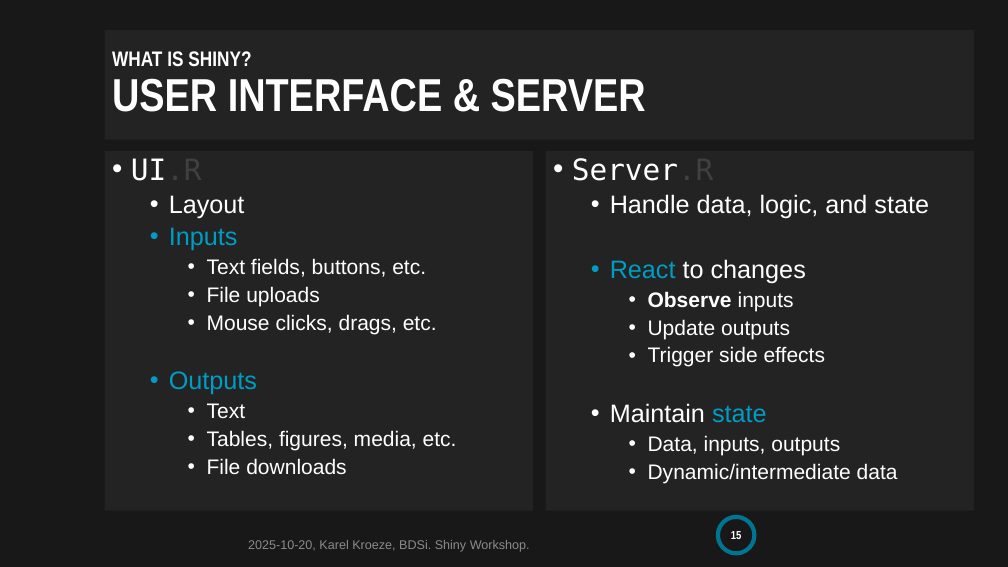
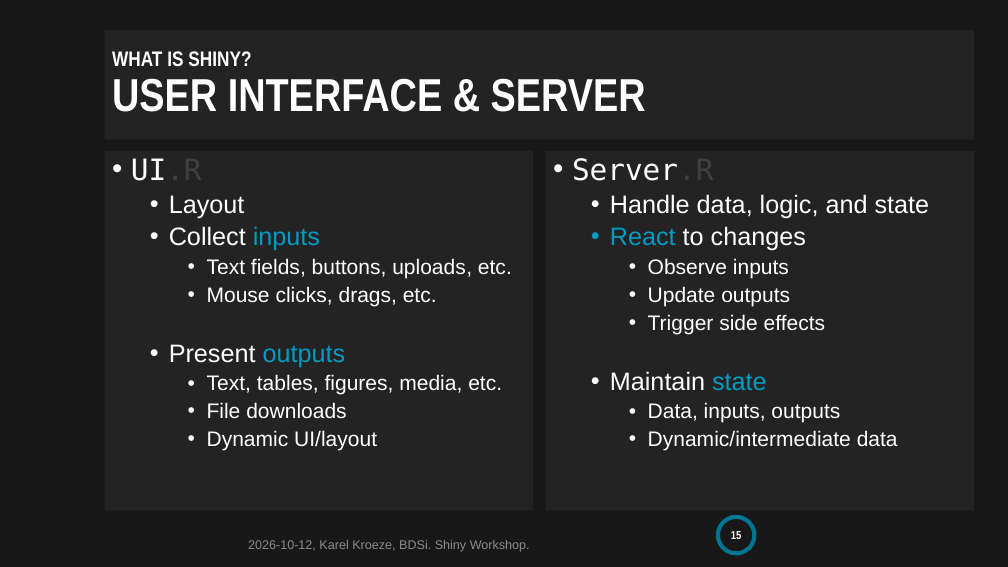
Before and after one commit to BDSI-Utwente/shiny-workshop, a slide deck: slide 15 of slides/shiny-workshop.pptx. Drawn at 1008x567 pixels with LibreOffice and Linux fonts; fonts in the diff are those of the drawing; background and template pictures are left out. Boxes give left, top, right and bottom in pixels: in the first picture for what was removed or moved away, otherwise in the second. Text is boxed around its words. In the diff, an @@ line names an element or a change of style, - is before the commit and + after.

Commit message:
minor updates to slides

```diff
--- a/slides/shiny-workshop.pptx
+++ b/slides/shiny-workshop.pptx
@@ text at box(169, 226, 512, 279): text changed @@
-  • Inputs
-    • Text fields, buttons, etc.
-    • File uploads
+  • Collect inputs
+    • Text fields, buttons, uploads, etc.
@@ text at box(648, 258, 789, 279): bold off in "Observe" @@
@@ text at box(169, 344, 502, 395): text changed @@
-  • Outputs
-    • Text
-    • Tables, figures, media, etc.
+  • Present outputs
+    • Text, tables, figures, media, etc.
@@ text at box(207, 430, 377, 451): paragraph added @@
+    • Dynamic UI/layout
@@ text at box(248, 540, 530, 552): text changed @@
-2025-10-20, Karel Kroeze, BDSi. Shiny Workshop.
+2026-10-12, Karel Kroeze, BDSi. Shiny Workshop.
```
Also in this commit, not shown: 21 other slides changed, 1 slide added, 1 other file.
